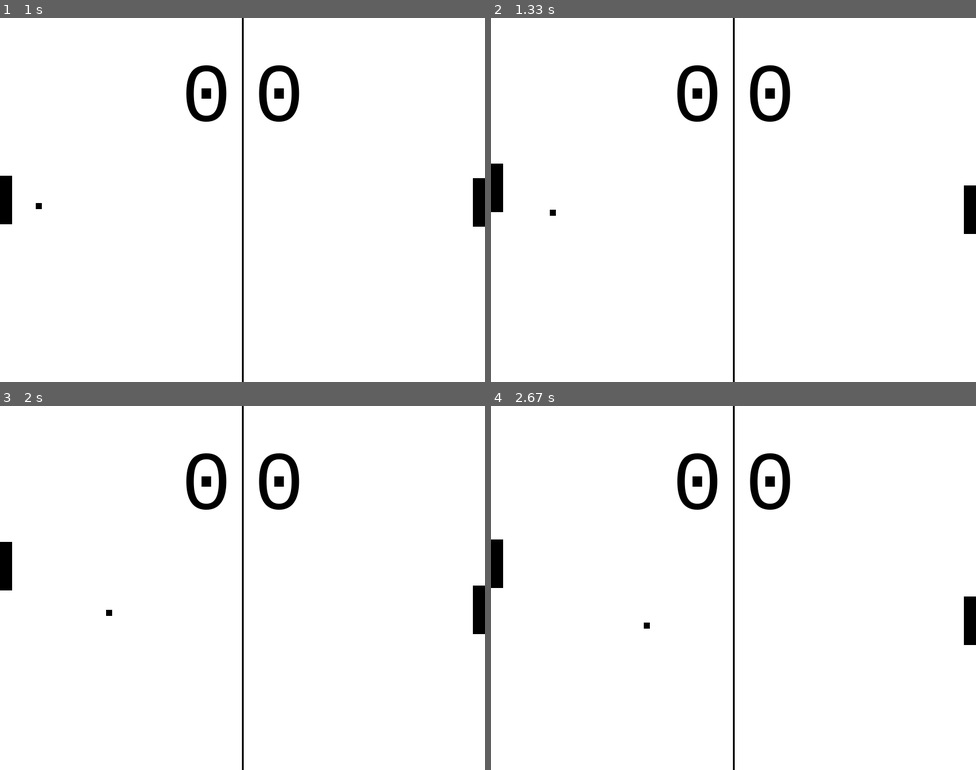
Above: before the commit, frames 1-4 (two rows, left to right).
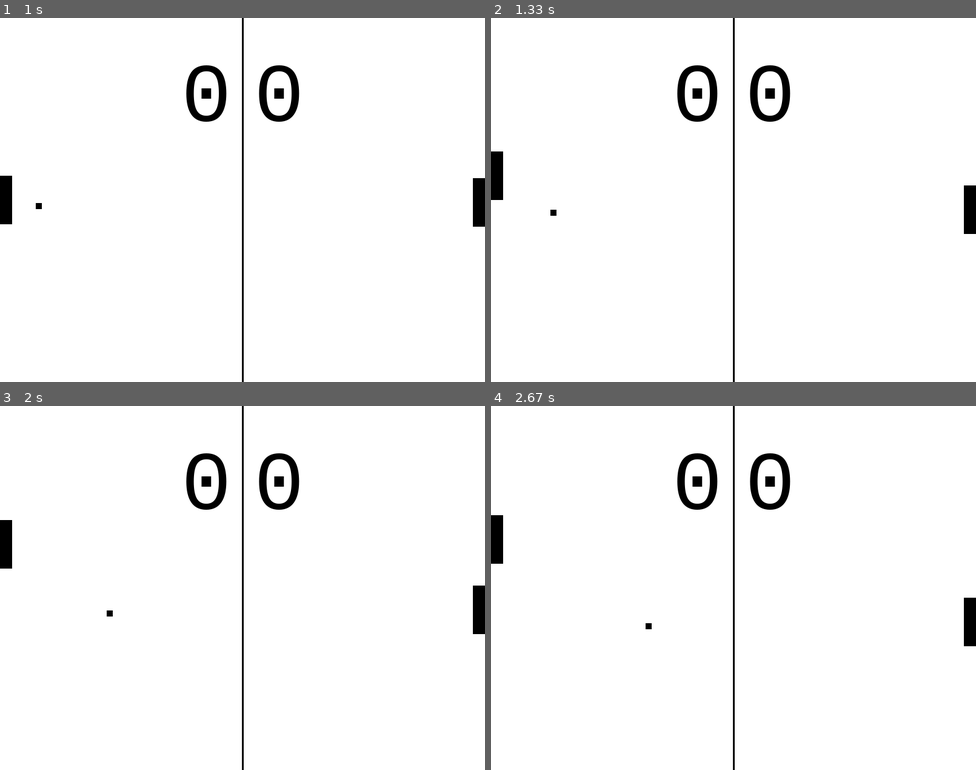
Above: after the commit, the same moments.

Repository: mattbachman/pygame_wrapper
Game: pygame game, started from examples/Pong/main.py
Two runs of this game, one before a commit and one after it. Both use one fixed random seed, a clock stepped at 60 frames per second and the inputs below.
Inputs:
- Up to frame 1 (1 s): tap N at 0.33 s; hold Right from 0.67 s (still down)
- Up to frame 2 (1.33 s): release Right at 1.13 s; hold Up from 1.17 s (still down)
- Up to frame 3 (2 s): release Up at 1.47 s
- Up to frame 4 (2.67 s): hold Down 2-2.3 s; hold Up from 2.33 s (still down)

Frame 1 is identical in both runs. In frame 2, 0.2% of the frame differs, in the area x 0-14%, y 36-55%; in frame 3, 0.3%; in frame 4, 0.4%, in the area x 0-100%, y 30-66%.

Commit message:
fixed bugs, introduced some

Diff:
--- a/examples/Pong/ball.py
+++ b/examples/Pong/ball.py
@@ -19,7 +19,8 @@
         self.x=float(location[0])
         self.y=float(location[1])
         self.speed=1.0
-        self.lastBounce=0
+        self.lastBounce=[0,0]
+        self.bounceCheck=0
         self.originalLoc=location
         #sprite variables
         self.image=pygame.Surface(self.size)
@@ -42,17 +43,15 @@
     #move the ball with the paddle
     def preMove(self):
         if self.preMoveLeft:
-            self.rect.y-=1
-            self.y-=1
+            self.rect.y-=2
             if self.rect.y<35:
                 self.rect.y=35
-                self.y=35
+            self.y=self.rect.y
         if self.preMoveRight:
-            self.rect.y+=1
-            self.y+=1
+            self.rect.y+=2
             if self.rect.y>555:
                 self.rect.y=555
-                self.y=555
+            self.y=self.rect.y
 
     #horizontal bounce
     def bounce(self,diff):
@@ -68,6 +67,7 @@
         self.rect.y=self.y
         self.isMoving=False
         self.direction=75
+        self.speed=1.0
 
     #update for sprite class
     def update(self):
--- a/examples/Pong/nonPlayer.py
+++ b/examples/Pong/nonPlayer.py
@@ -3,7 +3,7 @@
 random.seed()
 
 class nonPlayerCharacter(player.Player):
-    doMove=75
+    doMove=95
     def update(self,ball=None,scnSize=(800,600)):
         if ball:
             if self.direct=='vertical':
@@ -15,11 +15,11 @@
                     else:
                         test=0
                 if ball.y>test:
-                    self.rect.y=self.rect.y+1
+                    self.rect.y=self.rect.y+2
                     atest=scnSize[1]-self.size[1]
                     if self.rect.y>atest:
                         self.rect.y=atest
                 elif ball.y<test:
-                    self.rect.y=self.rect.y-1
+                    self.rect.y=self.rect.y-2
                     if self.rect.y<0:
                         self.rect.y=0
--- a/examples/Pong/player.py
+++ b/examples/Pong/player.py
@@ -35,20 +35,20 @@
     def update(self,ball=None,scnSize=(800,600)):
         #print(str(self.moveLeft)+" "+str(self.moveRight))
         if self.moveLeft:
-            self.rect.x=self.rect.x-1
+            self.rect.x=self.rect.x-2
             if self.rect.x<0:
                 self.rect.x=0
         if self.moveRight:
-            self.rect.x=self.rect.x+1
+            self.rect.x=self.rect.x+2
             test=scnSize[0]-self.size[0]
             if self.rect.x>720:
                 self.rect.x=720
         if self.moveUp:
-            self.rect.y=self.rect.y-1
+            self.rect.y=self.rect.y-2
             if self.rect.y<0:
                 self.rect.y=0
         if self.moveDown:
-            self.rect.y=self.rect.y+1
+            self.rect.y=self.rect.y+2
             test=scnSize[1]-self.size[1]
             if self.rect.y>test:
                 self.rect.y=test
--- a/examples/Pong/pong.py
+++ b/examples/Pong/pong.py
@@ -72,17 +72,28 @@
         if self.aball.isMoving:
             test=pygame.sprite.spritecollide(self.aball,self.thePlayers,False)
             if test:
+                self.aball.bounceCheck=0
                 diff = (test[0].rect.y+test[0].size[1]/2)-(self.aball.rect.y+self.aball.size[1]/2)
                 if test[0].rect.x==0:
                     self.aball.rect.x=self.thePlayers[0].rect.width+1
+                    self.aball.lastBounce=[1,0]
                 else:
                     self.aball.rect.x=self.size[0]-self.thePlayers[0].rect.width-self.aball.rect.width
+                    self.aball.lastBounce=[0,1]
                 self.aball.x=self.aball.rect.x
                 self.aball.bounceVert(diff)
+            else:
+                self.aball.bounceCheck+=1
+            if self.aball.bounceCheck>5000:
+                self.aball.bounceCheck=0
+                if self.aball.lastBounce[0]==1:
+                    self.aball.direction=70
+                else:
+                    self.aball.direction=290
 
             self.thePlayers[0].update()
             self.thePlayers[1].update(self.aball)
-
+            self.aball.speed+=.0001
             if self.aball.x<=0:
                 self.playerScore[1]=self.playerScore[1]+1
                 self.reset()
